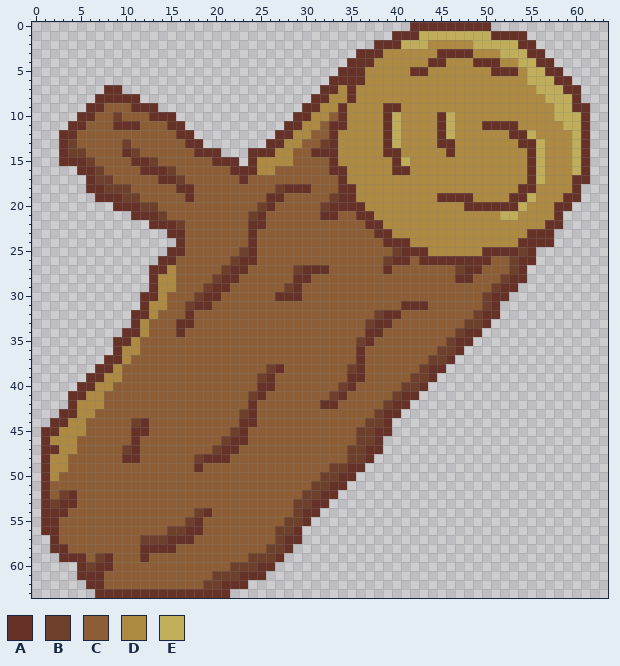
Pixel-art sprite -- Assets/Icon-Wood.png. That is the earlier state.
The file is 64x64 pixels.
Palette (. is transparent): A #663127  B #6e3f2a  C #8d5e36  D #ad8942  E #c0ae5a
Pixels before, first column x 1:
 0 .........................................AAAAAAAAA...........
 1 .......................................AAAEEEEEEEEAAAA.......
 2 .....................................AAAEEEDDDDDEEEEEAA......
 3 ...................................AAADDDDDDAAAADDDEEEAA.....
 4 ..................................AAADDDDDDAADDDAAADDEEAA....
 5 .................................AAADDDDDAADDDDDDDAAADEEAA...
 6 ................................AAAADDDDDDDDDDDDDDDDDDEEEAA..
 7 .......AA......................AADADDDDDDDDDDDDDDDDDDDDEEEAA.
 8 ......AAAAA...................AADDADDDDDDDDDDDDDDDDDDDDDEEEA.
 9 .....AACCCAAA................AADDADDDDAADDDDDDDDDDDDDDDDDEEAA
10 ....AACCBCCCAAA.............AADDCADDDDAEDDDDAEDDDDDDDDDDDEEEA
11 ...AACCCAAACCCAA...........AADDCAADDDDAEDDDDAEDDDAAAADDDDDEEA
12 ..AACCCCCCCCCCCAA.........AADDCCADDDDDAEDDDDAEDDDDDDAAEDDDDEA
13 ..ABCCCCCBCCCCCCAA.......AADDCCBADDDDDAEDDDDAADDDDDDDAAEDDDEA
14 ..ABBCCCCABCCCCCCAAA...AAADDCCAAADDDDDAADDDDDADDDDDDDDAEDDDEA
15 ..AAABCCCCAABCCCCCCAAA.ADDDDCCCCADDDDDDAEDDDDDDDDDDDDDAEDDDEA
16 ....AABCCCCAAABCCCCCCAAADDCCCCCCAADDDDDAADDDDDDDDDDDDDAEDDDEA
17 .....ABBCCCCCAABCCCCCCACCCCCCCCCCADDDDDDDDDDDDDDDDDDDDAEDDDAA
18 .....AABBBCCCCCAACCCCCCCCCBAAACCCAADDDDDDDDDDDDDDDDDDAADDDDA.
19 ......AAABBCCCCCACCCCCCCCAACCCCCBAADDDDDDDDDAAAADDDDAAEDDDAA.
20 ........AAABBCCCCCCCCCCCBACCCCCBAAAADDDDDDDDDDDAAAAAAEDDDAA..
21 ..........AAABCCCCCCCCCBACCCCCCAACCAADDDDDDDDDDDDDDEEDDDDA...
22 ............AAABCCCCCCCAACCCCCCCCCCCAADDDDDDDDDDDDDDDDDDAA...
23 ..............AACCCCCCCACCCCCCCCCCCCCAADDDDDDDDDDDDDDDAAA....
24 ...............ACCCCCCCACCCCCCCCCCCCCCAAADDDDDDDDDDDDAAAA....
25 ..............AACCCCCCBACCCCCCCCCCCCCCCBAAADDDDDDAAAABA......
26 .............AACCCCCCBAACCCCCCCCCCCCCCBAACAAAAAAAACCBAA......
27 ............AADCCCCCBAACCCCCBAAACCCCCCACCCCCCCBAACCCBA.......
28 ............ADDCCCCBAACCCCCCAACCCCCCCCCCCCCCCCAACCCBAA.......
29 ............ADDCCCBAACCCCCCBACCCCCCCCCCCCCCCCCCCCCBAA........
30 ...........AADCCCBAACCCCCCAAACCCCCCCCCCCCCCCCCCCCBAA.........
31 ...........ADDCCBAACCCCCCCCCCCCCCCCCCCCCAAACCCCCCBA..........
32 ..........AADCCCACCCCCCCCCCCCCCCCCCCCBAACCCCCCCCBAA..........
33 ..........ADCCCAACCCCCCCCCCCCCCCCCCCBAACCCCCCCCBBA...........
34 .........AADCCCACCCCCCCCCCCCCCCCCCCCAACCCCCCCCBAA............
35 ........AADCCCCCCCCCCCCCCCCCCCCCCCCBACCCCCCCCBAA.............
36 ........ADDCCCCCCCCCCCCCCCCCCCCCCCCACCCCCCCCBBA..............
37 .......AADCCCCCCCCCCCCCCCCCCCCCCCCCACCCCCCCBBA...............
38 ......AADCCCCCCCCCCCCCCCCBACCCCCCCBACCCCCCBAA................
39 .....AADDCCCCCCCCCCCCCCCBACCCCCCCCAACCCCCBBA.................
40 ....AADDCCCCCCCCCCCCCCCCAACCCCCCCBACCCCCBBA..................
41 ...AADDCCCCCCCCCCCCCCCCBACCCCCCCBACCCCCBAA...................
42 ...ADDDCCCCCCCCCCCCCCCCACCCCCCCAACCCCCBAA....................
43 ..AADDCCCCCCCCCCCCCCCCBACCCCCCCCCCCCCBAA.....................
44 .AADDCCCCCBACCCCCCCCCCAACCCCCCCCCCCCBBA......................
45 AADDDCCCCCAACCCCCCCCCBACCCCCCCCCCCCBBAA......................
46 ADDDCCCCCCACCCCCCCCCBAACCCCCCCCCCCCBBA.......................
47 AADDCCCCCBACCCCCCCCBAACCCCCCCCCCCCBBAA.......................
48 ADDCCCCCCAACCCCCCBAAACCCCCCCCCCCCCBBA........................
49 ADDCCCCCCCCCCCCCCACCCCCCCCCCCCCCBBAA.........................
50 ADCCCCCCCCCCCCCCCCCCCCCCCCCCCCCBBAA..........................
51 ACCCCCCCCCCCCCCCCCCCCCCCCCCCCCBBAA...........................
52 ACBACCCCCCCCCCCCCCCCCCCCCCCCCBBAA............................
53 ABAACCCCCCCCCCCCCCCCCCCCCCCCBBAA.............................
54 AAACCCCCCCCCCCCCCBACCCCCCCCCBAA..............................
55 AACCCCCCCCCCCCCCBACCCCCCCCCBBA...............................
56 AACCCCCCCCCCCCBBAACCCCCCCCBBA................................
57 .ACCCCCCCCCBBBAAACCCCCCCCCBAA................................
58 .AACCCCCCCCAAAACCCCCCCCCCBBA.................................
59 ..AAACBACCCACCCCCCCCCCCBBBA..................................
60 ....ABAACCCCCCCCCCCCCBBBAA...................................
61 ....AAACCCCCCCCCCCCBBBAAA....................................
62 .....AACCCCCCCCCCCBBAAA......................................
63 ......AAAAAAAAAAAAAAA........................................
And afterwards:
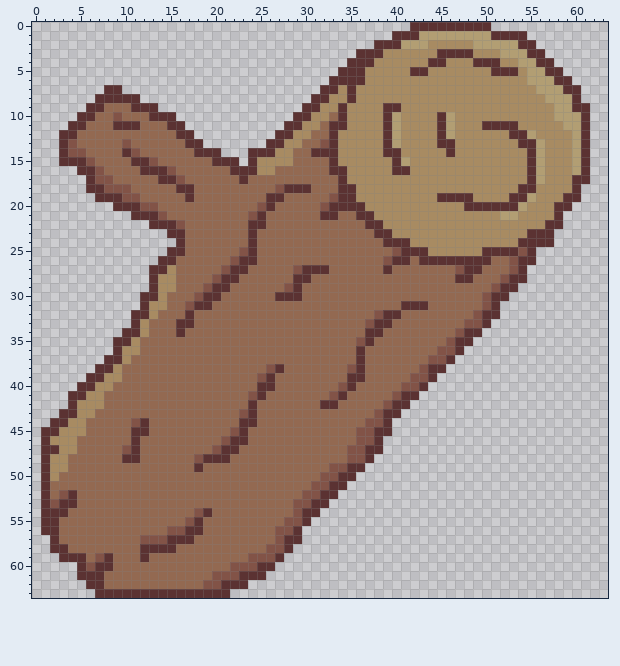
Changes in this commit:
colour A: #663127 -> #5b3232
colour B: #6e3f2a -> #825347
colour C: #8d5e36 -> #936951
colour D: #ad8942 -> #a88b62
colour E: #c0ae5a -> #b29e73
Where, in picture pixels (left, top, right, bottom), the same in both pictures:
changed: (41, 22, 590, 598)
